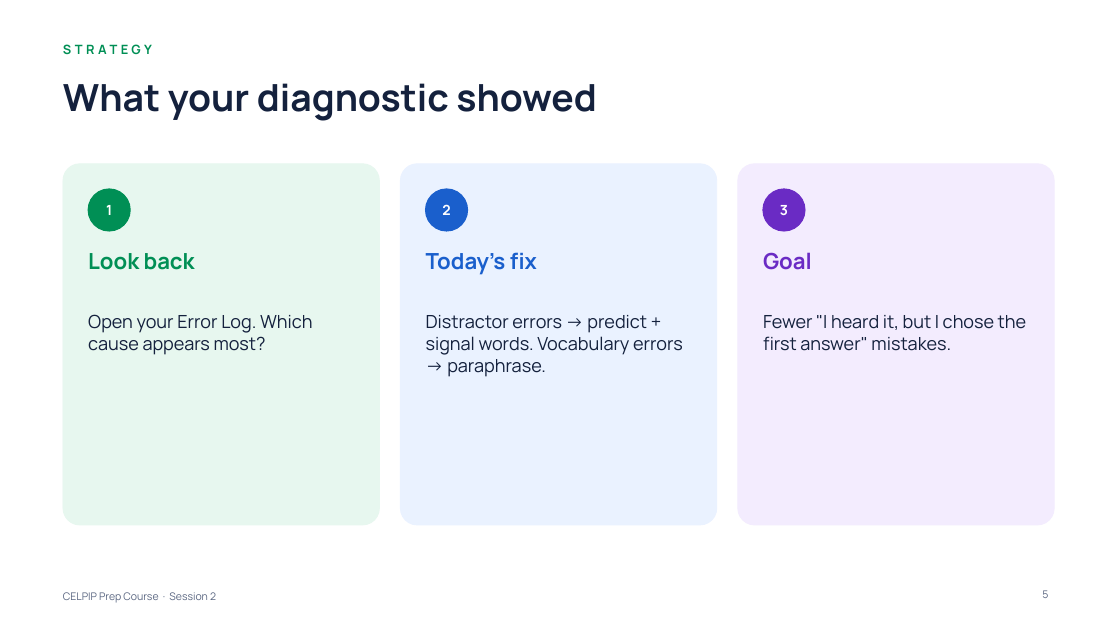
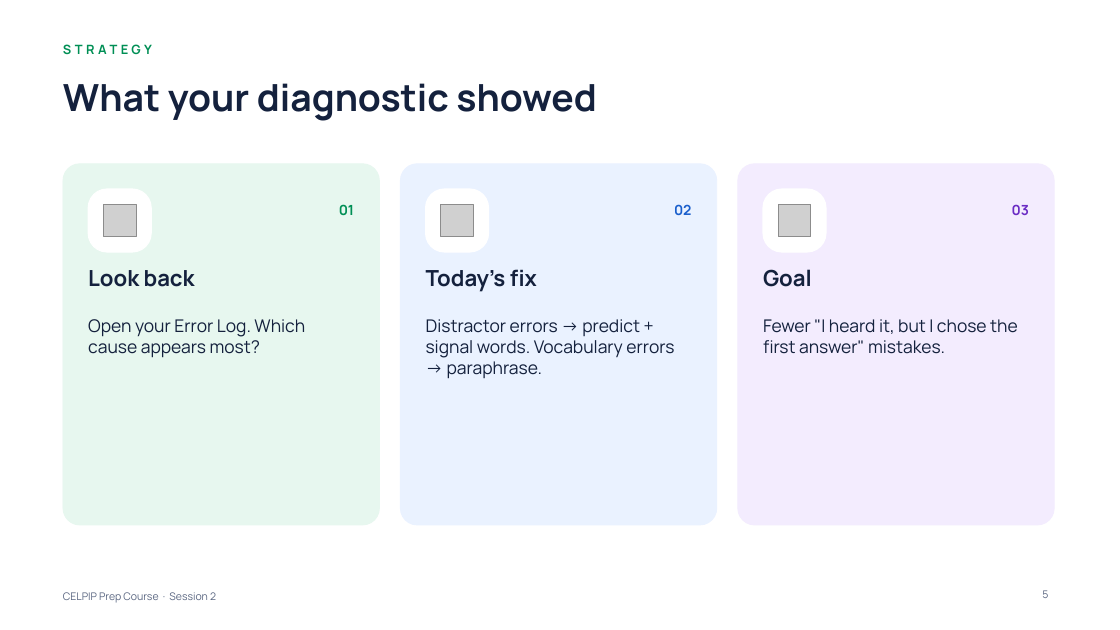
Before and after one commit to learnovateqa/The_English_Academy_CELPIP, a slide deck: slide 5 of decks/session-02.pptx. Drawn at 1120x630 pixels with LibreOffice and Linux fonts; fonts in the diff are those of the drawing; grey boxes stand for pictures. Boxes give left, top, right and bottom in pixels: in the first picture for what was removed or moved away, otherwise in the second. Text is boxed around its words. In the diff, an @@ line names an element or a change of style, - is before the commit and + after.

```diff
--- a/decks/session-02.pptx
+++ b/decks/session-02.pptx
@@ rounded rectangle: place and size @@
-rounded rectangle at <box>88,189,130,231</box>
+rounded rectangle at <box>88,189,151,252</box>
@@ rounded rectangle at <box>88,189,151,252</box>: fill #008F55 to #FFFFFF; outline #008F55 1 pt to #FFFFFF 1 pt; proportions changed @@
@@ picture added at <box>103,204,136,237</box> @@
@@ text removed at <box>106,205,112,215</box> @@
-1
@@ text added at <box>339,204,354,215</box>, 12 pt, text #008F55, bold @@
+01
@@ rounded rectangle: place and size @@
-rounded rectangle at <box>426,189,468,231</box>
+rounded rectangle at <box>426,189,489,252</box>
@@ rounded rectangle at <box>426,189,489,252</box>: fill #1A5FCC to #FFFFFF; outline #1A5FCC 1 pt to #FFFFFF 1 pt; proportions changed @@
@@ picture added at <box>441,204,474,237</box> @@
@@ text removed at <box>442,204,450,215</box> @@
-2
@@ text added at <box>674,204,692,215</box>, 12 pt, text #1A5FCC, bold @@
+02
@@ rounded rectangle: place and size @@
-rounded rectangle at <box>763,189,805,231</box>
+rounded rectangle at <box>763,189,826,252</box>
@@ rounded rectangle at <box>763,189,826,252</box>: fill #6A2BC4 to #FFFFFF; outline #6A2BC4 1 pt to #FFFFFF 1 pt; proportions changed @@
@@ picture added at <box>778,204,811,237</box> @@
@@ text removed at <box>780,205,788,215</box> @@
-3
@@ text added at <box>1012,204,1029,215</box>, 12 pt, text #6A2BC4, bold @@
+03
@@ text "Look back": place and size @@
-text "Look back" at <box>88,253,195,270</box>
+text "Look back" at <box>88,270,195,287</box>
@@ text "Look back" at <box>88,270,195,287</box>: text colour #008F55 to #14213D @@
@@ text "Today’s fix": place and size @@
-text "Today’s fix" at <box>426,252,537,275</box>
+text "Today’s fix" at <box>426,269,537,292</box>
@@ text "Today’s fix" at <box>426,269,537,292</box>: text colour #1A5FCC to #14213D @@
@@ text "Goal": place and size @@
-text "Goal" at <box>763,252,812,270</box>
+text "Goal" at <box>763,269,812,287</box>
@@ text "Goal" at <box>763,269,812,287</box>: text colour #6A2BC4 to #14213D @@
@@ size 15.5 to 15 pt in 3 elements at <box>88,319,305,358</box>, <box>426,319,674,379</box>, <box>763,319,1018,354</box> @@
```
Also in this commit, not shown: 12 other slides changed, 2 other files.
